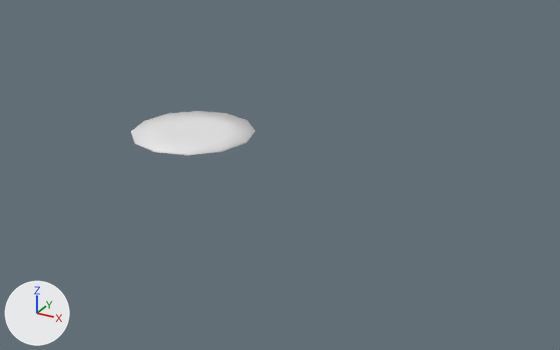
What one commit did to the FBX model GoofyLittleGuys/Assets/_Art/Models/ForestProps/lilly pad/Lotus Leaf 03/LotusLeaf_03.fbx.
Both versions are drawn from a 50 mm camera at (11.97, -16.72, 7.6) aimed at (2.57, 0.36, -0.94). Arrows for +X, +Y and +Z are at lower left; the lights stay in place. Where no turn or scale is listed for an object, it has been applied to the vertices.

The scene before the commit, as lines of its bpy script (objects in view):
```python
me_球体_003 = bpy.data.meshes.new('球体.003')
me_球体_003.from_pydata(...)  # 37 vertices, 36 faces; spans x -1.73..1.73, y -1.73..1.73, z -0.03..0.0
me_球体_003.materials.append(mat_荷叶_03)  # its picture is missing
ob_荷叶_03 = bpy.data.objects.new('荷叶 03', me_球体_003)
ob_荷叶_03.location = (0.0, 0.0, 0.0)
```
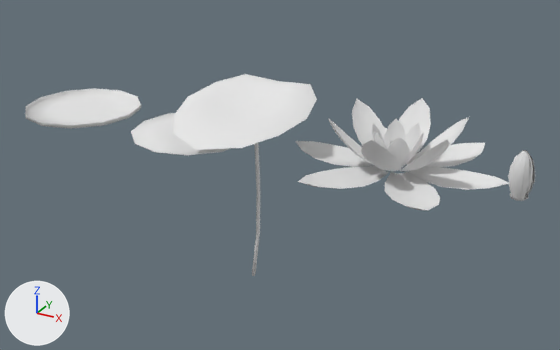
The newer file is also turned or shifted as a whole; pictures and numbers use the older file's frame.

Where the change shows, as pixel boxes (x1, y1, x2, y2) in the pictures (560 x 350 px):
'花 001', added: after (296, 98, 509, 211)
'荷叶 011', added: after (173, 74, 317, 150)
'荷叶 021', added: after (25, 88, 141, 129)
'花 002', added: after (508, 150, 535, 201)
'柱体', added: after (252, 143, 260, 276)

The change, as a list of edits to the scene's bpy script:
```text
Add mat_花_02:
    mat_花_02 = principled_material('花 02')
    mat_花_02.base_color = (0.8, 0.8, 0.8)  # white #e7e7e7
Add mat_荷叶_011:
    mat_荷叶_011 = principled_material('荷叶 011')
    mat_荷叶_011.base_color = (0.8, 0.8, 0.8)  # white #e7e7e7
    mat_荷叶_011.roughness = 1.0
Add mat_荷叶_02:
    mat_荷叶_02 = principled_material('荷叶 02')
    mat_荷叶_02.base_color = (0.8, 0.8, 0.8)  # white #e7e7e7
    mat_荷叶_02.roughness = 1.0
Add mat_杆子:
    mat_杆子 = principled_material('杆子')
    mat_杆子.base_color = (0.8, 0.8, 0.8)  # white #e7e7e7
    mat_杆子.roughness = 1.0
Add mat_花_01:
    mat_花_01 = principled_material('花 01')
    mat_花_01.base_color = (0.8, 0.8, 0.8)  # white #e7e7e7
    mat_花_01.roughness = 1.0
Add me_平面_001:
    me_平面_001.from_pydata(...)  # 285 vertices, 212 faces; spans x -0.292..0.302, y -0.28..0.274, z -0.042..1.153
    me_平面_001.materials.append(mat_花_02)  # its picture is missing
Add me_球体:
    me_球体.from_pydata(...)  # 49 vertices, 48 faces; spans x -1.8..1.79, y -2.31..1.75, z -0.16..0.61
    me_球体.materials.append(mat_荷叶_011)  # white #e7e7e7
Add me_球体_001:
    me_球体_001.from_pydata(...)  # 37 vertices, 36 faces; spans x -1.73..1.73, y -1.73..1.73, z 0.0..0.1
    me_球体_001.materials.append(mat_荷叶_02)  # white #e7e7e7
Add me_柱体:
    me_柱体.from_pydata(...)  # 30 vertices, 26 faces; spans x -0.05..0.05, y -0.23..0.22, z 0.1..5.14
    me_柱体.materials.append(mat_杆子)  # its picture is missing
Add me_平面:
    me_平面.from_pydata(...)  # 504 vertices, 360 faces; spans x -2.78..2.78, y -2.26..2.26, z 0.0..1.42
    me_平面.materials.append(mat_花_01)  # its picture is missing
Add ob_花_002:
    ob_花_002 = bpy.data.objects.new('花 002', me_平面_001)
    ob_花_002.location = (9.0, 0.0, 0.0)
Add ob_荷叶_011:
    ob_荷叶_011 = bpy.data.objects.new('荷叶 011', me_球体)
    ob_荷叶_011.location = (2.0, -0.4, 0.93)
Add ob_荷叶_021:
    ob_荷叶_021 = bpy.data.objects.new('荷叶 021', me_球体_001)
    ob_荷叶_021.location = (-4.0, 0.0, 0.0)
Add ob_柱体:
    ob_柱体 = bpy.data.objects.new('柱体', me_柱体)
    ob_柱体.location = (2.0, 0.0, -4.1)
Add ob_花_001:
    ob_花_001 = bpy.data.objects.new('花 001', me_平面)
    ob_花_001.location = (6.0, 0.0, 0.0)
```
